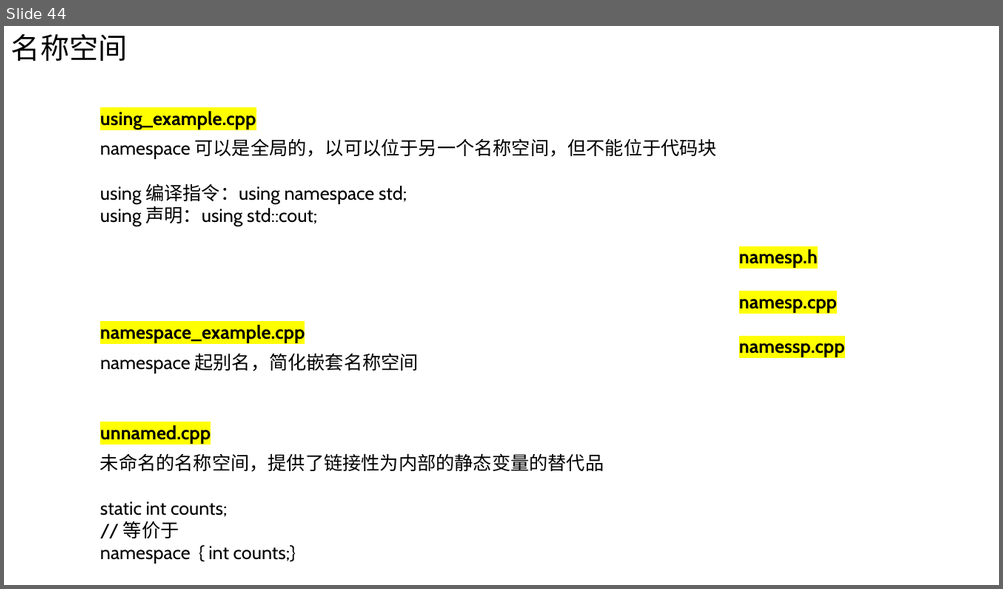
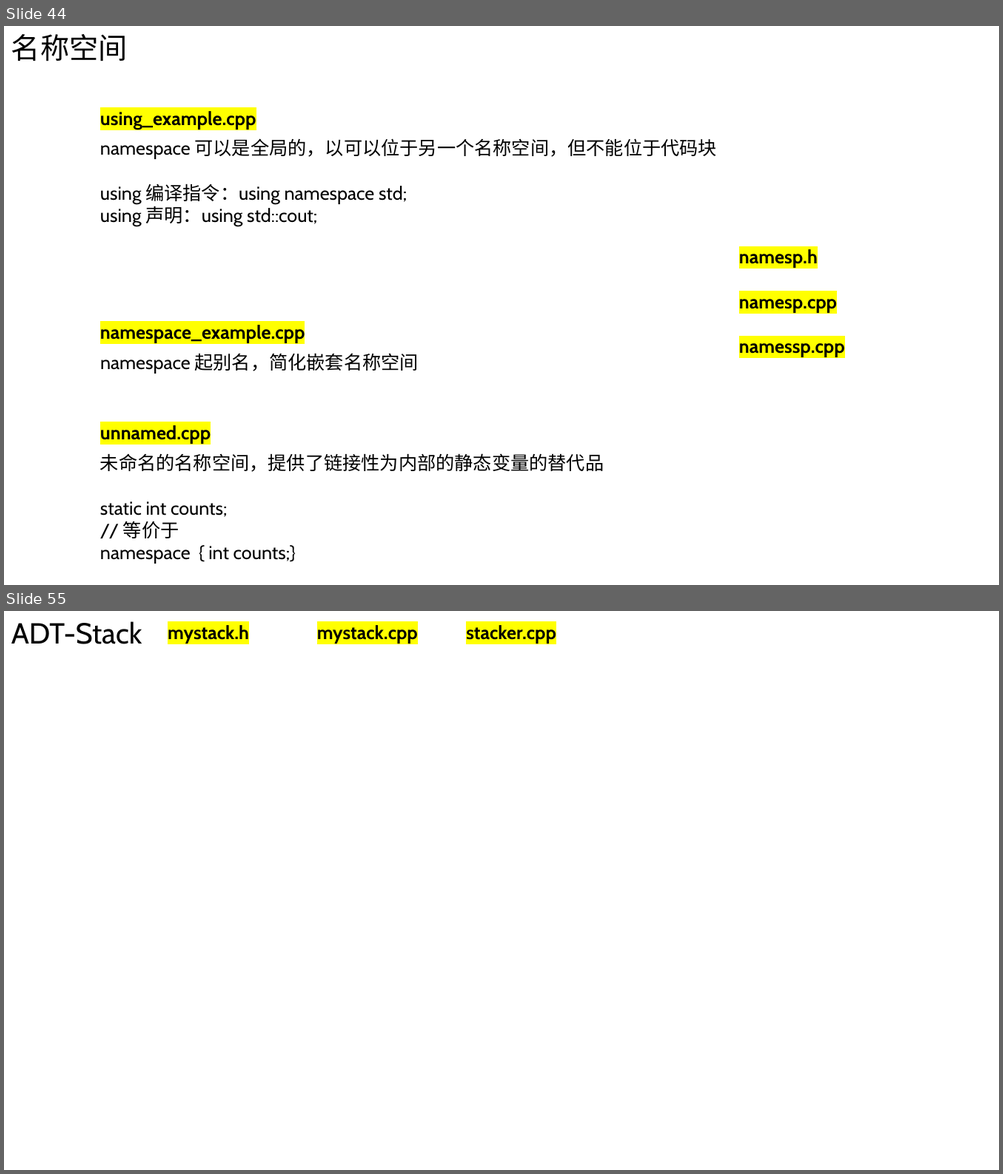
Before and after one commit to Chao200/CPP_Primer_Plus, a slide deck: C++ Primer Plus.pptx. Shown one above the other, each under a label of ours: slide 44 before the commit, slides 44 and 55 after it; the slides between them are not shown. The pictures are 1003x589 and 1003x1174 pixels, drawn with LibreOffice and Linux fonts; fonts in the diff are those of the drawing. Boxes give left, top, right and bottom in pixels: in the first picture for what was removed or moved away, otherwise in the second. Text is boxed around its words. In the diff, an @@ line names an element or a change of style, - is before the commit and + after.

```diff
--- a/C++ Primer Plus.pptx
+++ b/C++ Primer Plus.pptx
@@ slide 55 added at bbox=[4, 611, 999, 1170], background #FFFFFF @@
@@ text added at bbox=[11, 621, 142, 644], 28 pt, text #000000 @@
+ADT-Stack
@@ text added at bbox=[168, 625, 556, 644], 18 pt, text #000000, bold @@
+mystack.h mystack.cpp stacker.cpp
```
Also in this commit, not shown: 1 slide changed, 9 other slides added, 1 slide removed.
